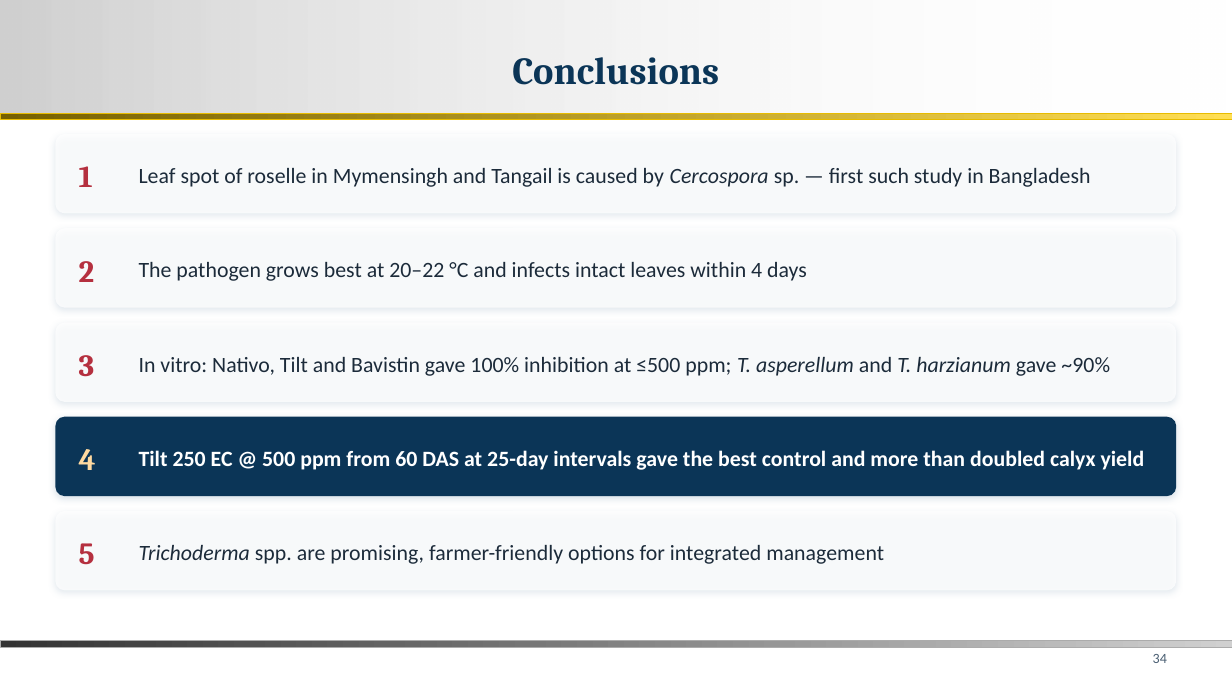
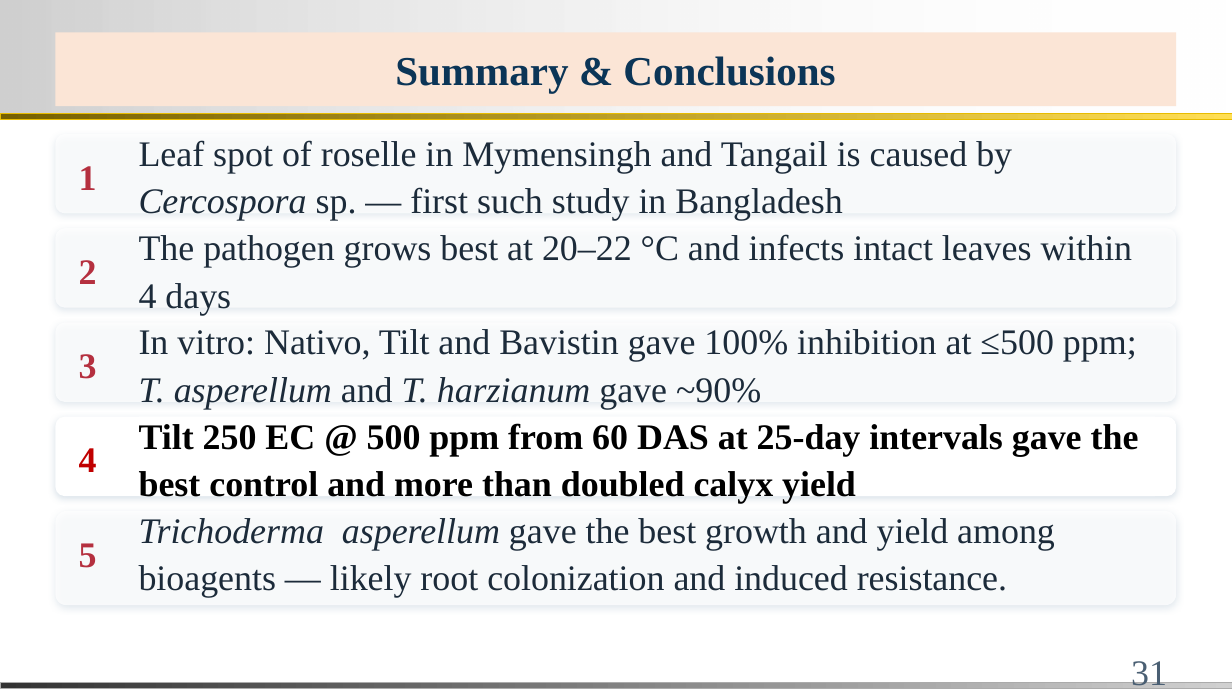
Before and after one commit to bipro-b/nm-documenents, a slide deck: slide 31 of docs/Nisha_MS_Thesis_Defence.pptx (slide 34 before the commit). Drawn at 1232x693 pixels with LibreOffice and Linux fonts; fonts in the diff are those of the drawing; background and template pictures are left out. Boxes give left, top, right and bottom in pixels: in the first picture for what was removed or moved away, otherwise in the second. Text is boxed around its words. In the diff, an @@ line names an element or a change of style, - is before the commit and + after.

```diff
--- a/docs/Nisha_MS_Thesis_Defence.pptx
+++ b/docs/Nisha_MS_Thesis_Defence.pptx
@@ title "Summary & Conclusions": place and size @@
-title "Summary & Conclusions" at (512,57,719,85)
+title "Summary & Conclusions" at (55,32,1177,106)
@@ title "Summary & Conclusions" at (55,32,1177,106): fill none to #FBE5D6 @@
@@ title at (395,56,835,93): text changed; size 30 to 32 pt; font Cambria to Times New Roman @@
-Conclusions
+Summary & Conclusions
@@ size 17 to 28 pt, font Calibri to Times New Roman in 3 elements at (139,140,1012,221), (139,234,1133,315), (139,329,1137,409) @@
@@ rounded rectangle at (55,417,1177,496): fill #0B3557 to #FFFFFF @@
@@ text "4" at (79,448,97,472): size 24 to 28 pt, font Cambria to Times New Roman, text colour #FFD9A0 to #C00000 @@
@@ rectangle "Tilt 250 EC @ 500 ...": place and size @@
-rectangle "Tilt 250 EC @ 500 ..." at (139,450,1145,470)
+rectangle "Tilt 250 EC @ 500 ..." at (139,417,1155,496)
@@ rectangle "Tilt 250 EC @ 500 ..." at (139,417,1155,496): size 17 to 28 pt, font Calibri to Times New Roman, text colour #FFFFFF to #000000; fill none to #FFFFFF @@
@@ rounded rectangle: place and size @@
-rounded rectangle at (55,511,1177,591)
+rounded rectangle at (55,511,1177,605)
@@ size 24 to 28 pt, font Cambria to Times New Roman in 4 elements at (79,166,97,190), (79,260,97,284), (79,354,97,379), (79,543,97,568) @@
@@ text at (139,518,1055,598): text changed; size 17 to 28 pt; font Calibri to Times New Roman @@
-Trichoderma spp. are promising, farmer-friendly options for integrated management
+Trichoderma asperellum gave the best growth and yield among bioagents — likely root colonization and induced resistance.
@@ rectangle: place and size @@
-rectangle at (0,640,1232,647)
+rectangle at (0,682,1232,689)
@@ page number at (1131,661,1167,689): text changed; size 11 to 28 pt; font Calibri to Times New Roman @@
-34
+31
```
Also in this commit, not shown: 31 other slides changed, 3 slides removed, 2 other files.
